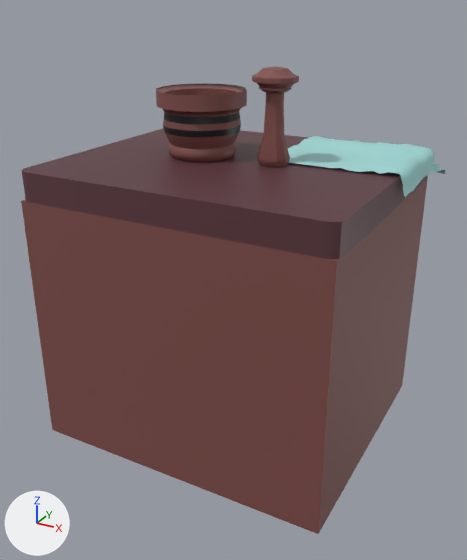
Renders of the FBX model Assets/Meshes/Counters/BancadaAmassar 1.fbx from each side of a commit.
Rendered twice from a 50 mm lens placed at (1.67, -3.07, 2.42), pointed at (0.02, -0.09, 0.93). Arrows for +X, +Y and +Z are at lower left; the lights stay in place. Where no turn or scale is listed for an object, it has been applied to the vertices. Vertices at the same position are counted once.
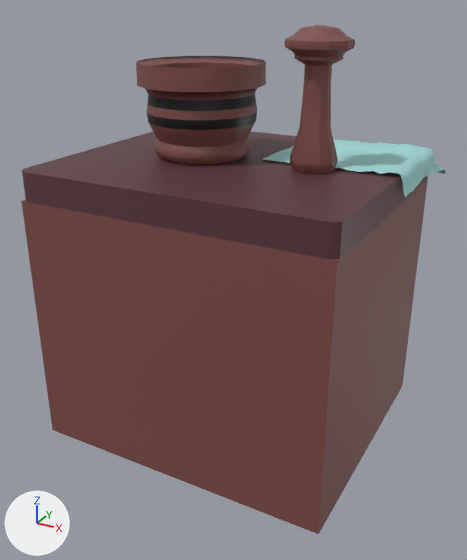
Changed parts and their boxes [x1, y1, x2, y2] in the pictures (467 x 560 px):
'Cube.003', mesh rescaled (42% wider, 38% taller)
    before: [156, 83, 247, 162]
    after: [136, 56, 266, 165]
'Cube.018', mesh rescaled, moved (50% wider, 47% taller)
    before: [252, 66, 299, 167]
    after: [284, 25, 355, 174]

The edits, one by one:
me_cube_050 has 273 vertices, 289 faces and spans x -0.246..0.246, y -0.246..0.246, z 0.0..0.354.
me_cube_050 is used by ob_cube_003; location (-0.221, 0.0, 1.61).
me_cube_050 part 2: the whole mesh is scaled about the mesh origin by 1.4.
me_cube_051 has 171 vertices, 171 faces and spans x -0.115..0.115, y -0.115..0.115, z 0.0..0.492.
me_cube_051 is used by ob_cube_018; location (0.217, 0.0, 1.607).
me_cube_051 part 1: the whole mesh is scaled about the mesh origin by 1.4.
Object 'Cube.018' (ob_cube_018) moves from (0.217, 0.0, 1.607) to (0.444, 0.0, 1.607).
